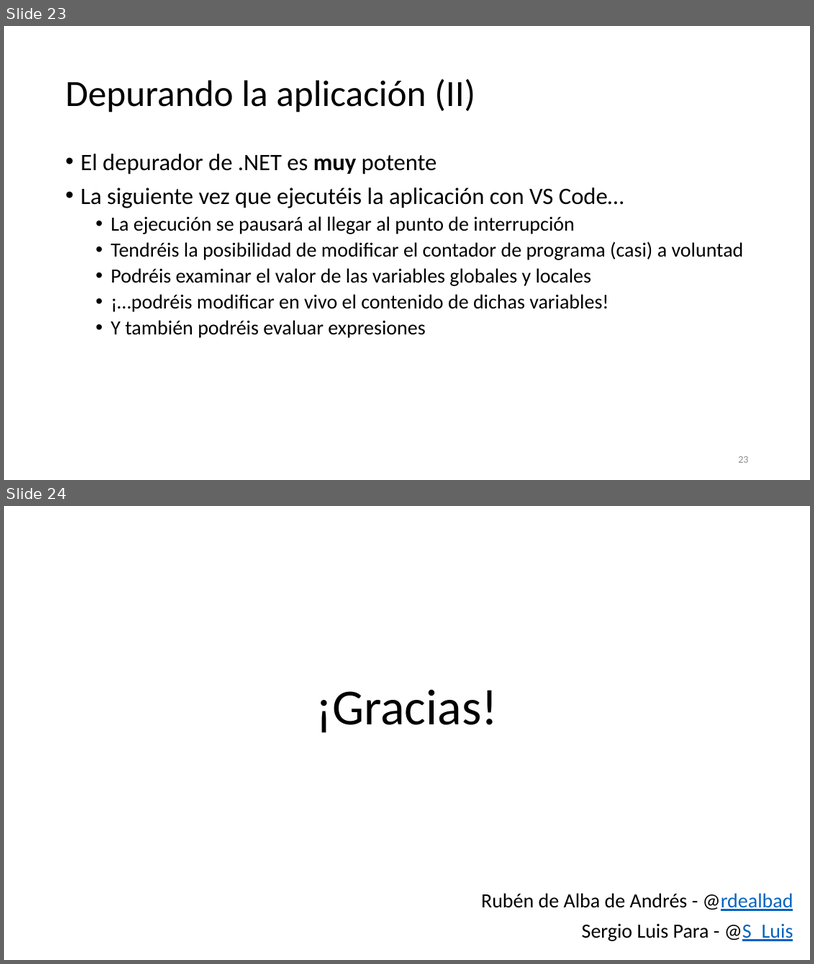
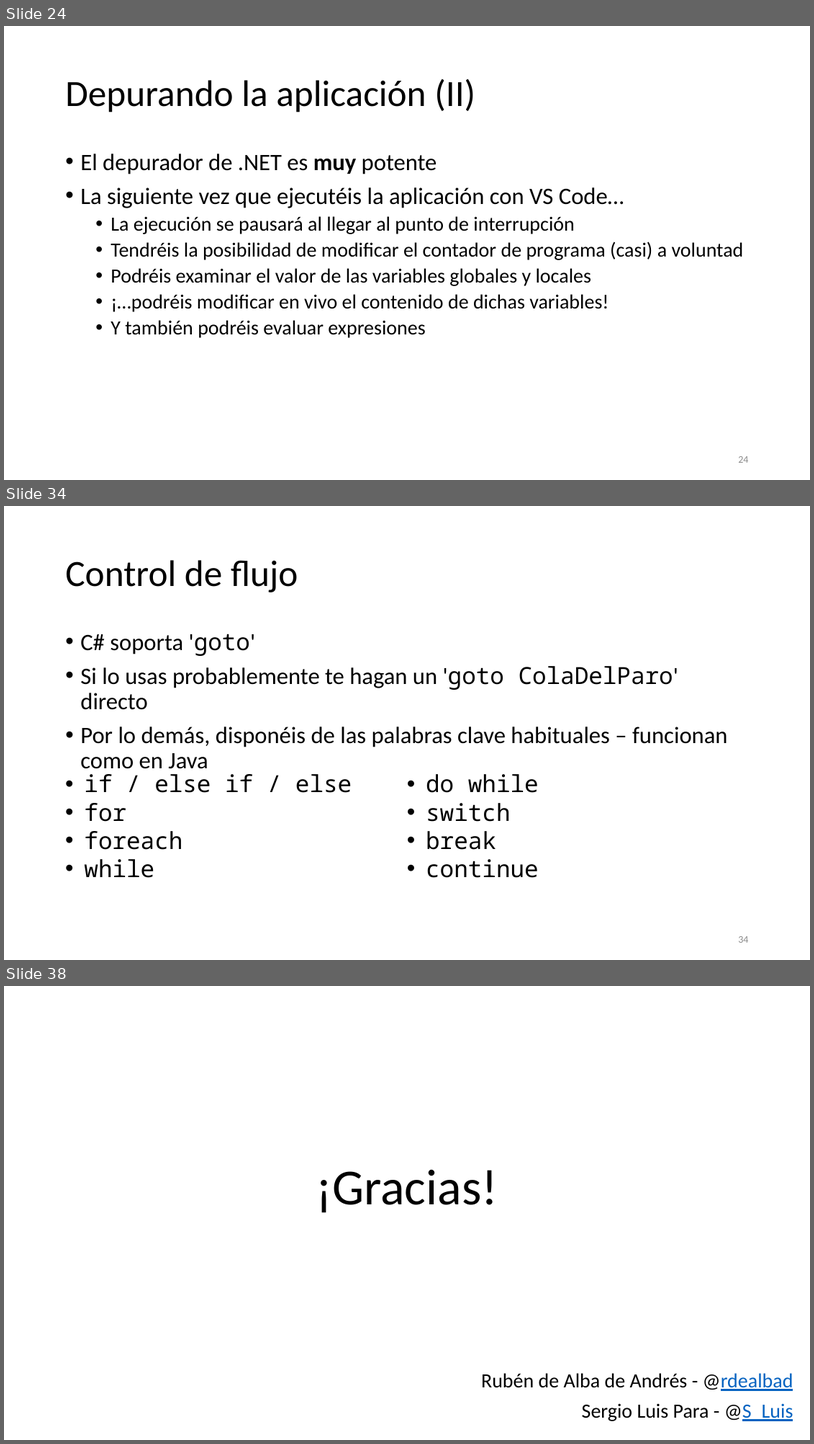
Before and after one commit to SergioLuis/hour-of-code-uva-2021, a slide deck: slides.pptx. Shown one above the other, each under a label of ours: slides 23 and 24 before the commit, slides 24, 34 and 38 after it; the slides between them are not shown. The pictures are 814x964 and 814x1444 pixels, drawn with LibreOffice and Linux fonts; fonts in the diff are those of the drawing. Boxes give left, top, right and bottom in pixels: in the first picture for what was removed or moved away, otherwise in the second. Text is boxed around its words. In the diff, an @@ line names an element or a change of style, - is before the commit and + after.

Commit message:
Continued working on the slides

```diff
--- a/slides.pptx
+++ b/slides.pptx
@@ slide 34 added at [4, 506, 810, 960], background #FFFFFF @@
@@ title added at [65, 560, 298, 592], 44 pt, text #000000 @@
+Control de flujo
@@ text added at [80, 633, 728, 775], 28 pt, text #000000 @@
+• C# soporta 'goto'
+• Si lo usas probablemente te hagan un 'goto ColaDelParo' directo
+• Por lo demás, disponéis de las palabras clave habituales – funcionan como en Java
@@ text added at [84, 774, 539, 878], 28 pt, text #000000 @@
+• if / else if / else
+• for
+• foreach
+• while
+• do while
+• switch
+• break
+• continue
@@ page number added at [738, 936, 748, 942], 12 pt, text #8C8C8C @@
+34
@@ what was slide 23 is now slide 24 @@
@@ page number at [738, 456, 748, 462]: text changed @@
-23
+24
@@ what was slide 24 is now slide 38 @@
```
Also in this commit, not shown: 8 slides changed, 13 other slides added, 1 other file.
